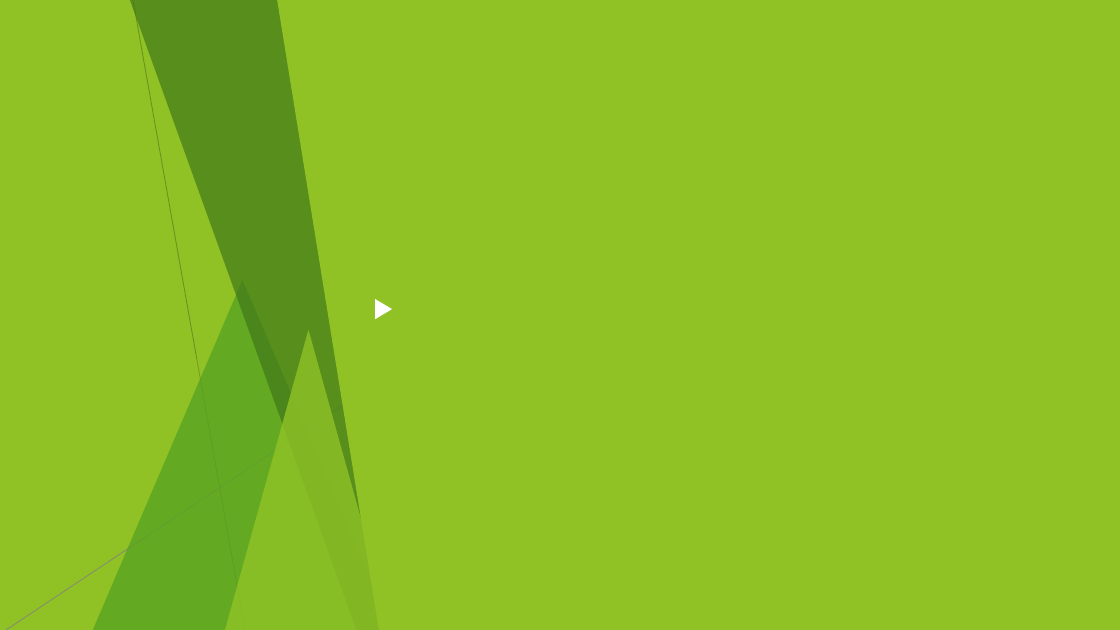
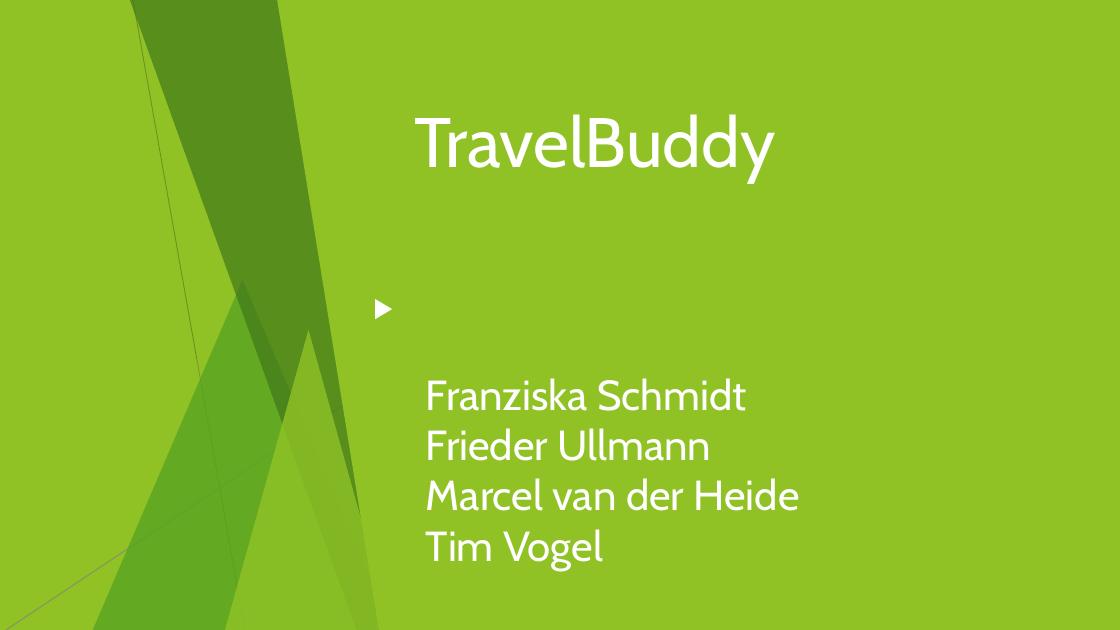
Before and after one commit to fh-erfurt/TravelBuddy-REST, a slide deck: slide 1 of doc/Präsentation/TravelBuddy_1.ppt. Drawn at 1120x630 pixels with LibreOffice and Linux fonts; fonts in the diff are those of the drawing. Boxes give left, top, right and bottom in pixels: in the first picture for what was removed or moved away, otherwise in the second. Text is boxed around its words. In the diff, an @@ line names an element or a change of style, - is before the commit and + after.

```diff
--- a/doc/Präsentation/TravelBuddy_1.ppt
+++ b/doc/Präsentation/TravelBuddy_1.ppt
@@ title added at (414,114,776,183), 60 pt, text #FFFFFF @@
+TravelBuddy
@@ subtitle "Franziska Schmidt Frieder Ullmann Marcel ..." at (426,378,800,571): text colour #90C226 to #FFFFFF @@
```
Also in this commit, not shown: 3 other slides changed, 1 slide added.
